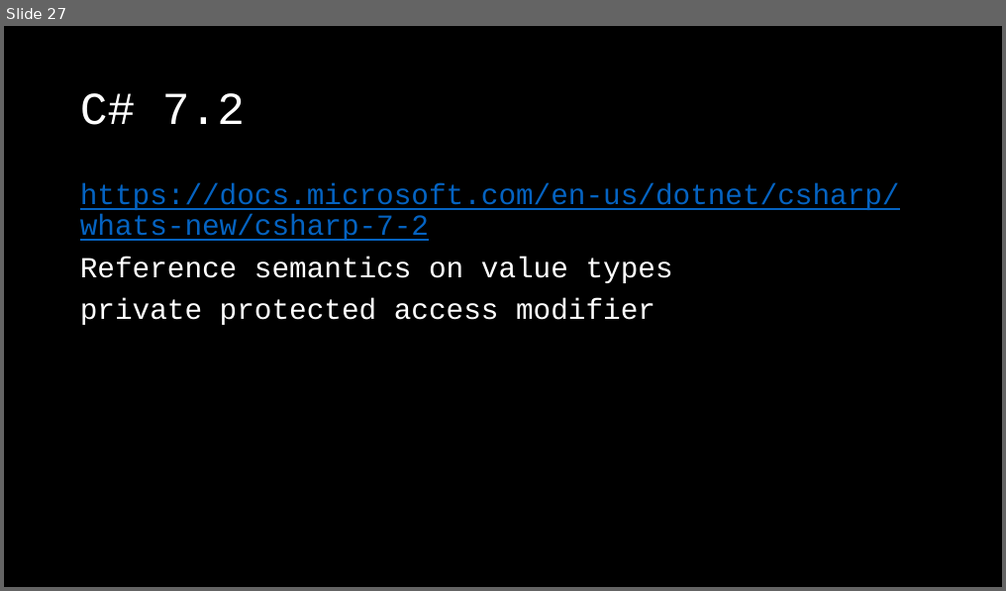
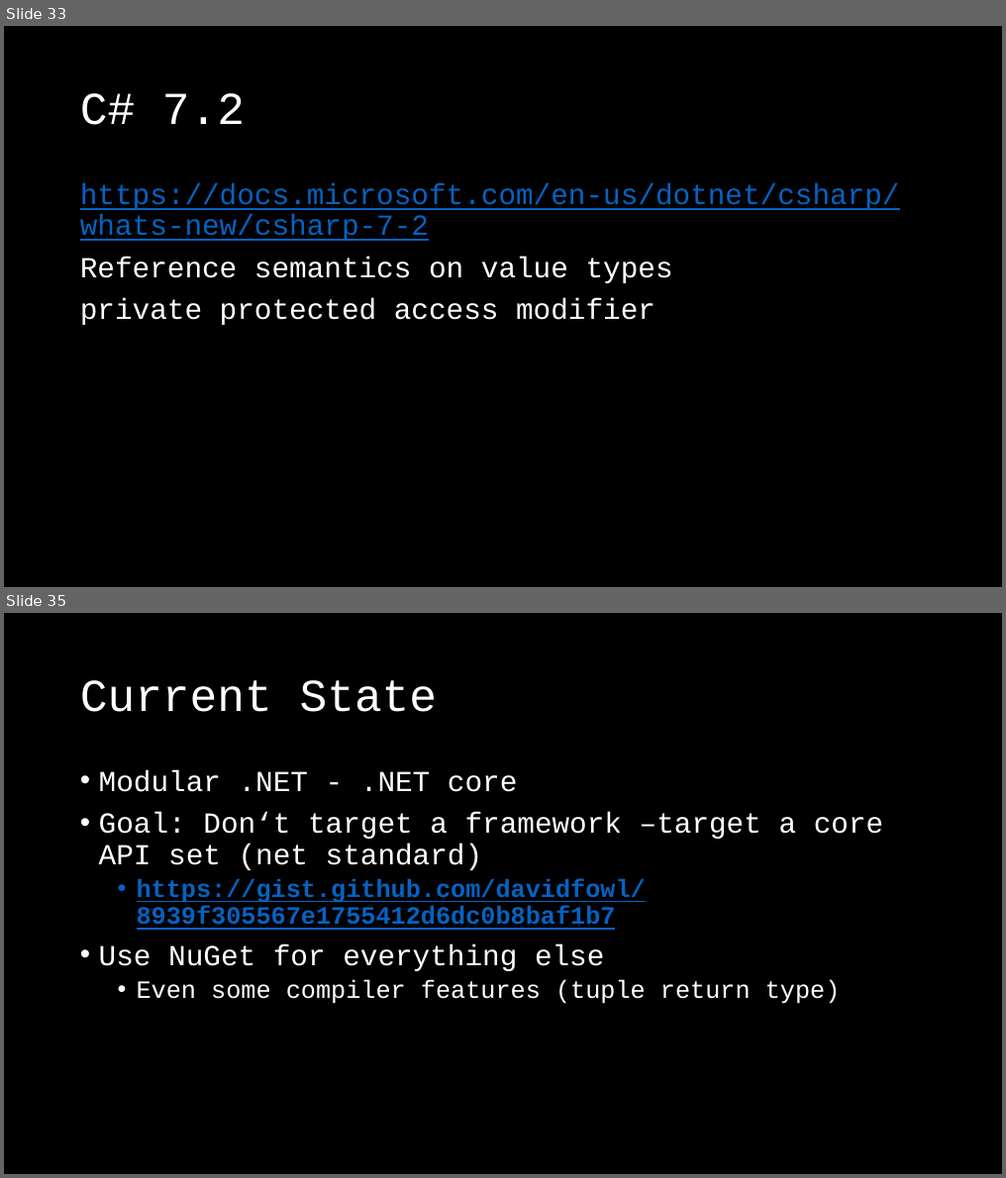
Before and after one commit to KlausLinzner/CSTrainings, a slide deck: WhatsNew.pptx. Shown one above the other, each under a label of ours: slide 27 before the commit, slides 33 and 35 after it; the slides between them are not shown. The pictures are 1006x591 and 1006x1178 pixels, drawn with LibreOffice and Linux fonts; fonts in the diff are those of the drawing; background and template pictures are left out. Boxes give left, top, right and bottom in pixels: in the first picture for what was removed or moved away, otherwise in the second. Text is boxed around its words. In the diff, an @@ line names an element or a change of style, - is before the commit and + after.

```diff
--- a/WhatsNew.pptx
+++ b/WhatsNew.pptx
@@ slide 35 added at [4,613,1002,1174], background picture (left out) @@
@@ title added at [80,680,438,712], 44 pt, text #FFFFFF @@
+Current State
@@ text added at [99,770,883,1004], 24 pt, text #FFFFFF @@
+• Modular .NET - .NET core
+• Goal: Don‘t target a framework –target a core API set (net standard)
+  • https://gist.github.com/davidfowl/8939f305567e1755412d6dc0b8baf1b7
+• Use NuGet for everything else
+  • Even some compiler features (tuple return type)
@@ what was slide 27 is now slide 33 @@
```
Also in this commit, not shown: 4 slides changed, 7 other slides added, 25 other files.
